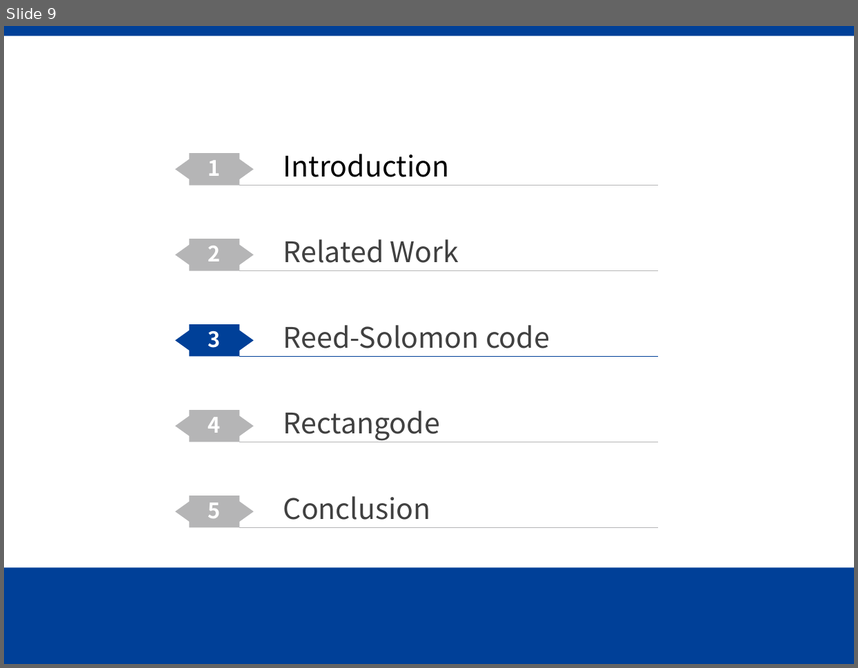
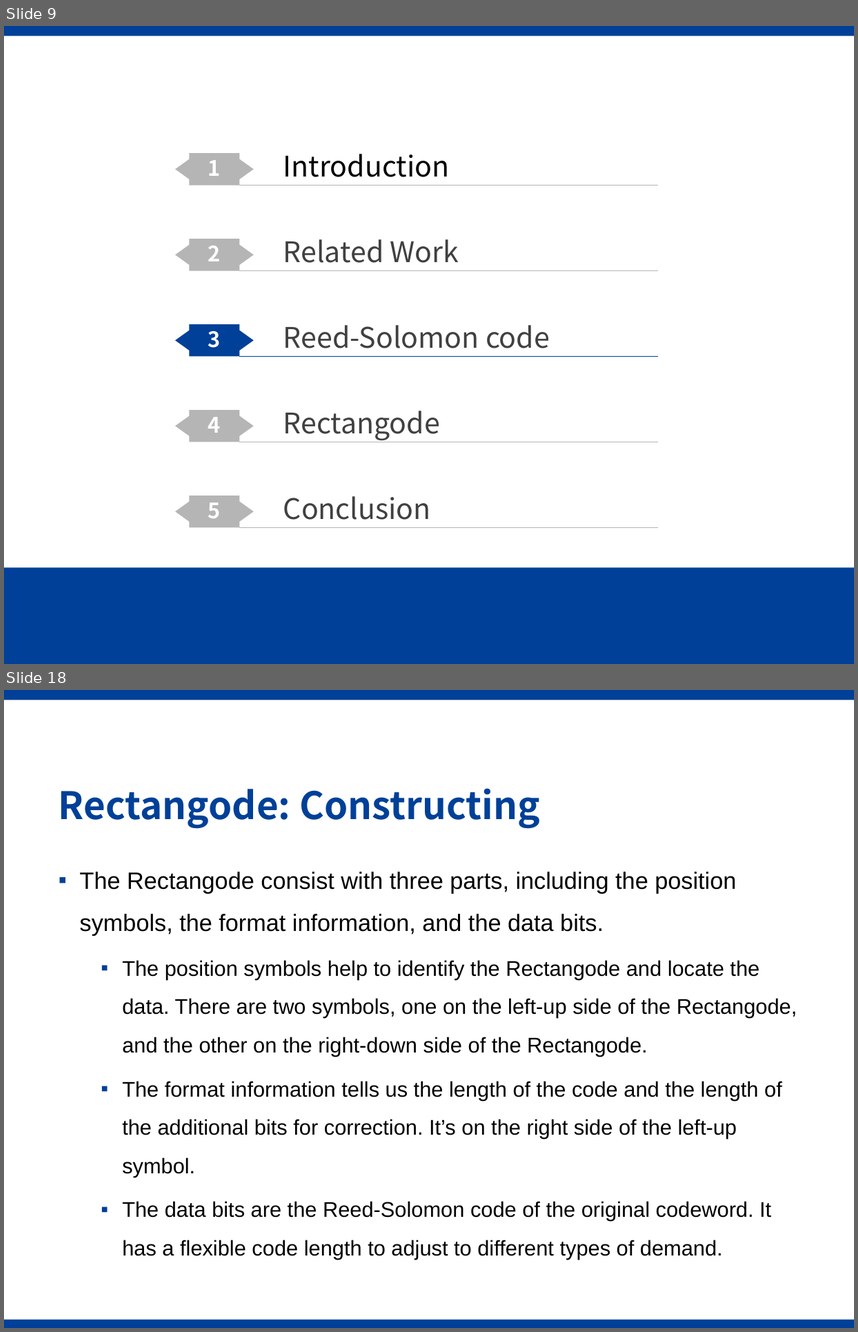
Before and after one commit to Gazer2020/Rectangode, a slide deck: slides.pptx. Shown one above the other, each under a label of ours: slide 9 before the commit, slides 9 and 18 after it; the slides between them are not shown. The pictures are 858x668 and 858x1332 pixels, drawn with LibreOffice and Linux fonts; fonts in the diff are those of the drawing; background and template pictures are left out. Boxes give left, top, right and bottom in pixels: in the first picture for what was removed or moved away, otherwise in the second. Text is boxed around its words. In the diff, an @@ line names an element or a change of style, - is before the commit and + after.

```diff
--- a/slides.pptx
+++ b/slides.pptx
@@ slide 18 added at box(4, 690, 854, 1328), background #FFFFFF; not listed: 1 template element that a slide beside it also shows @@
@@ title added at box(59, 788, 540, 829), 32 pt, text #004098, bold @@
+Rectangode: Constructing
@@ text added at box(80, 871, 797, 1259), 18 pt, text #000000 @@
+▪ The Rectangode consist with three parts, including the position symbols, the format information, and the data bits.
+  ▪ The position symbols help to identify the Rectangode and locate the data. There are two symbols, one on the left-up side of the Rectangode, and the other on the right-down side of the Rectangode.
+  ▪ The format information tells us the length of the code and the length of the additional bits for correction. It’s on the right side of the left-up symbol.
+  ▪ The data bits are the Reed-Solomon code of the original codeword. It has a flexible code length to adjust to different types of demand.
@@ rectangle added at box(4, 1319, 854, 1328), fill #004098 @@
```
Also in this commit, not shown: 4 slides changed, 10 other slides added, 15 slides removed, 3 other files.
